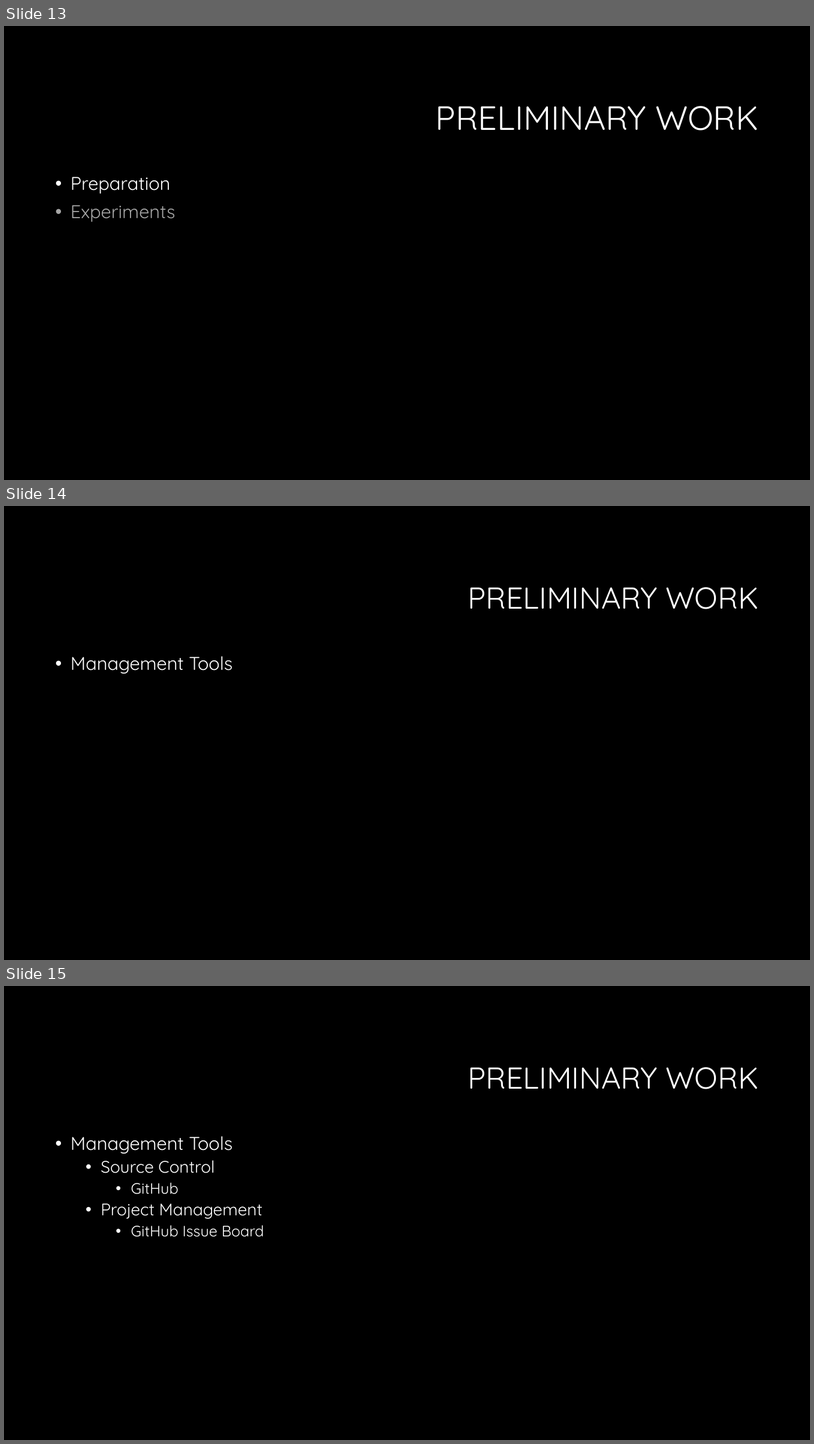
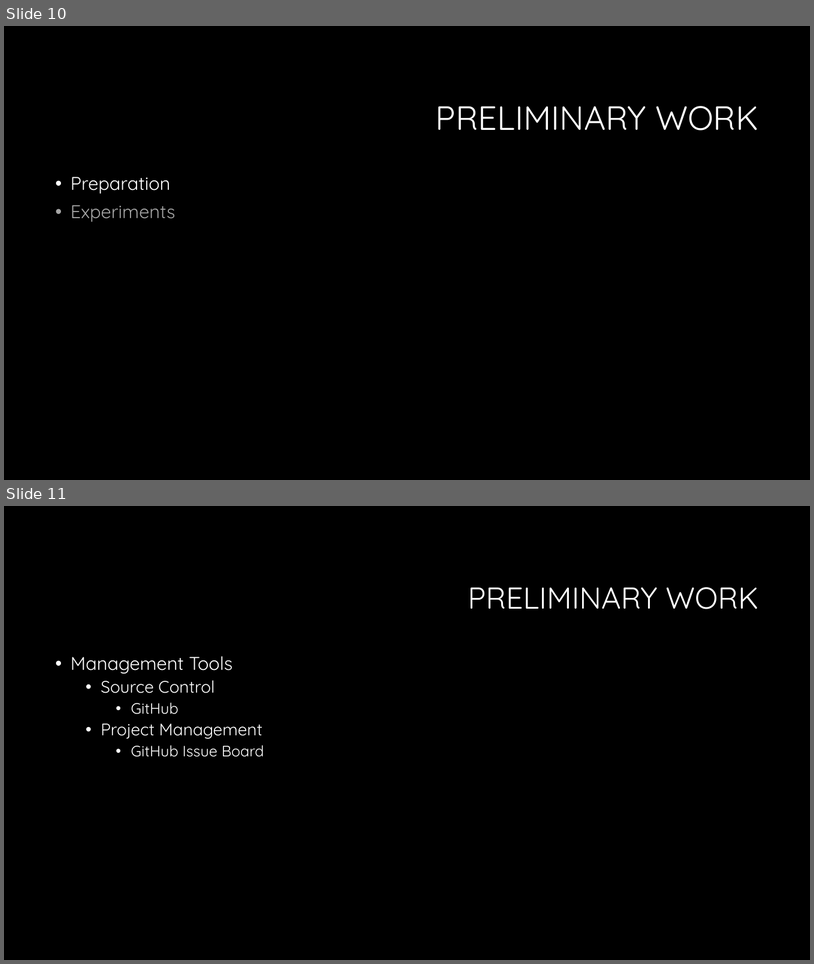
Before and after one commit to czifro-tech/instant-transmission, a slide deck: presentation/Thesis.pptx. Shown one above the other, each under a label of ours: slides 13, 14 and 15 before the commit, slides 10 and 11 after it. The pictures are 814x1444 and 814x964 pixels, drawn with LibreOffice and Linux fonts; fonts in the diff are those of the drawing; background and template pictures are left out. Boxes give left, top, right and bottom in pixels: in the first picture for what was removed or moved away, otherwise in the second. Text is boxed around its words. In the diff, an @@ line names an element or a change of style, - is before the commit and + after.

```diff
--- a/presentation/Thesis.pptx
+++ b/presentation/Thesis.pptx
@@ slide 14 removed at <box>4,506,810,960</box>, background #000000 @@
@@ title removed at <box>468,587,759,609</box> @@
-PRELIMINARY WORK
@@ text removed at <box>71,656,233,673</box> @@
-• Management Tools
@@ what was slide 13 is now slide 10 @@
@@ what was slide 15 is now slide 11 @@
```
Also in this commit, not shown: 5 slides changed, 4 other slides removed.
